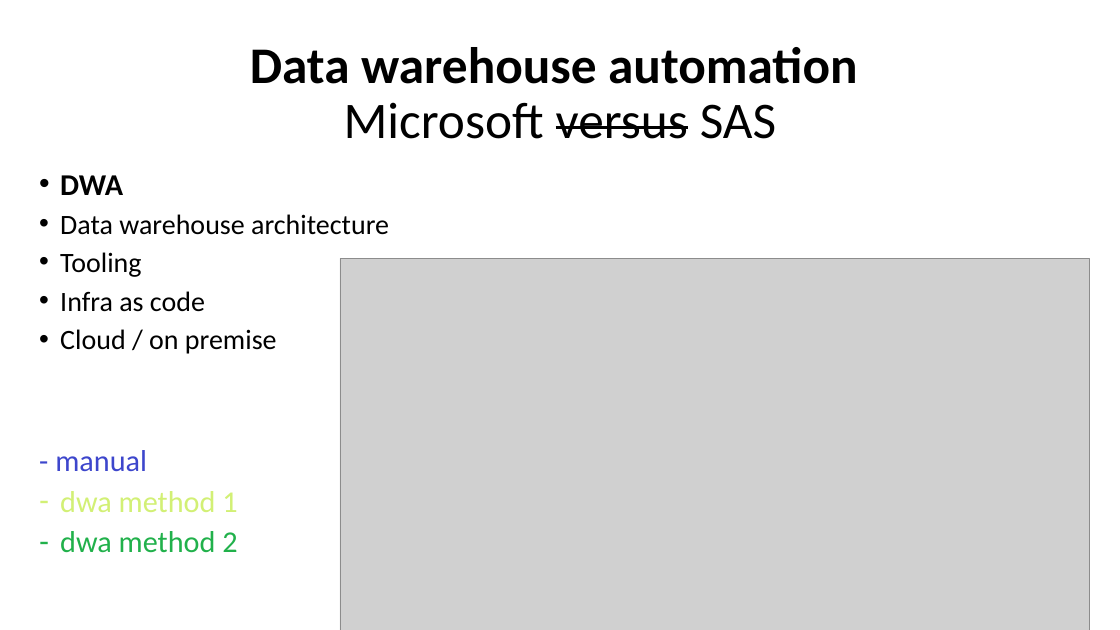
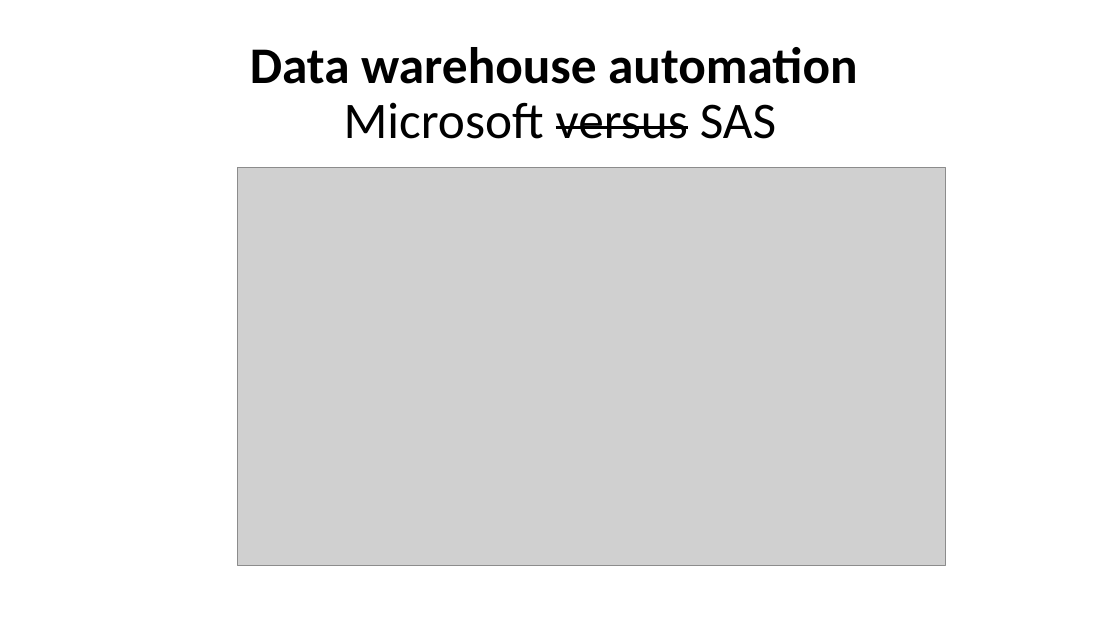
Before and after one commit to basvdberg/BETL, a slide deck: slide 1 of image/dwa_sas_vs_microsoft.pptx. Drawn at 1120x630 pixels with LibreOffice and Linux fonts; fonts in the diff are those of the drawing; grey boxes stand for pictures. Boxes give left, top, right and bottom in pixels: in the first picture for what was removed or moved away, otherwise in the second. Text is boxed around its words. In the diff, an @@ line names an element or a change of style, - is before the commit and + after.

```diff
--- a/image/dwa_sas_vs_microsoft.pptx
+++ b/image/dwa_sas_vs_microsoft.pptx
@@ text removed at (55,175,389,553) @@
-• DWA
-• Data warehouse architecture
-• Tooling
-• Infra as code
-• Cloud / on premise
-- manual
-– dwa method 1
-– dwa method 2
@@ picture added at (238,167,946,565) @@
@@ picture removed at (340,259,1090,630) @@
```
Also in this commit, not shown: 6 other slides changed, 12 slides added, 10 slides removed, 2 other files.
